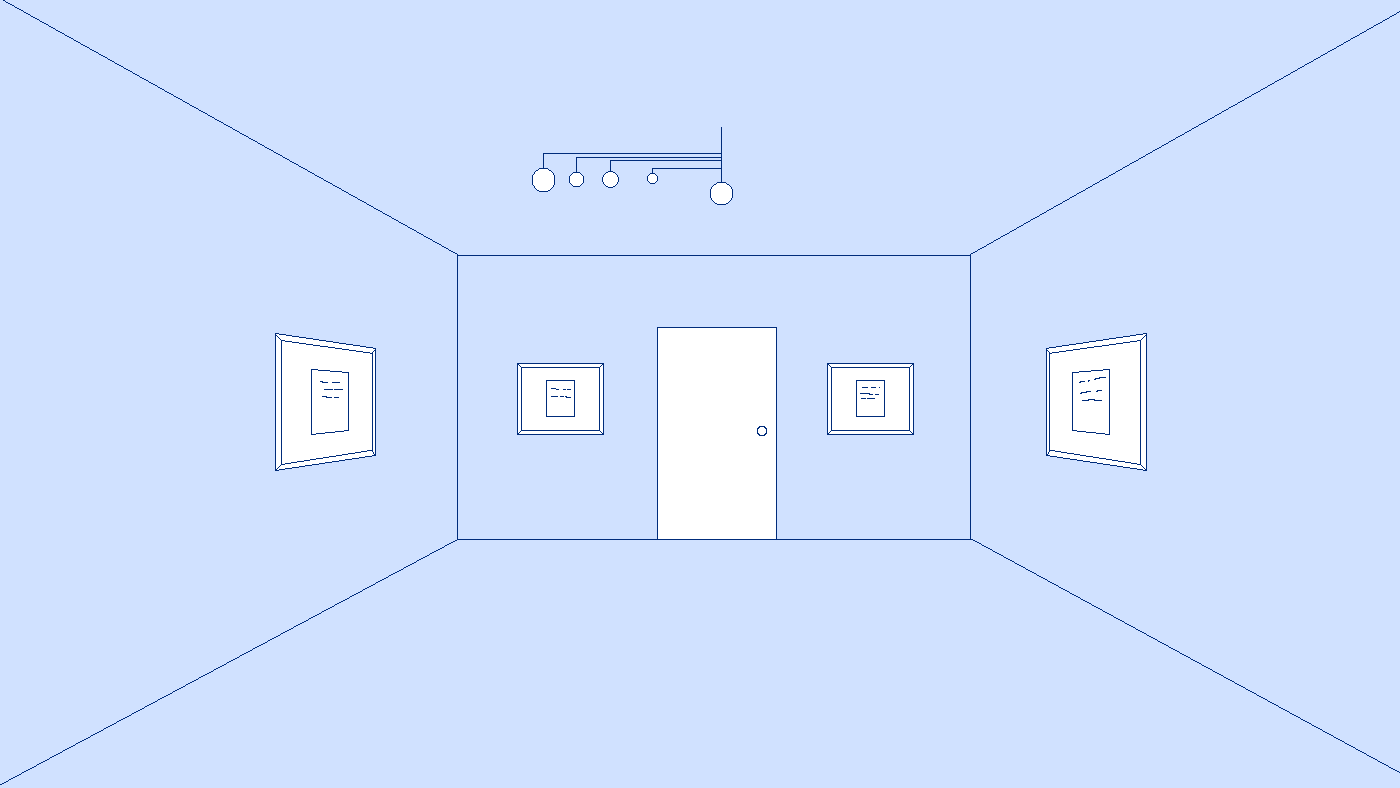
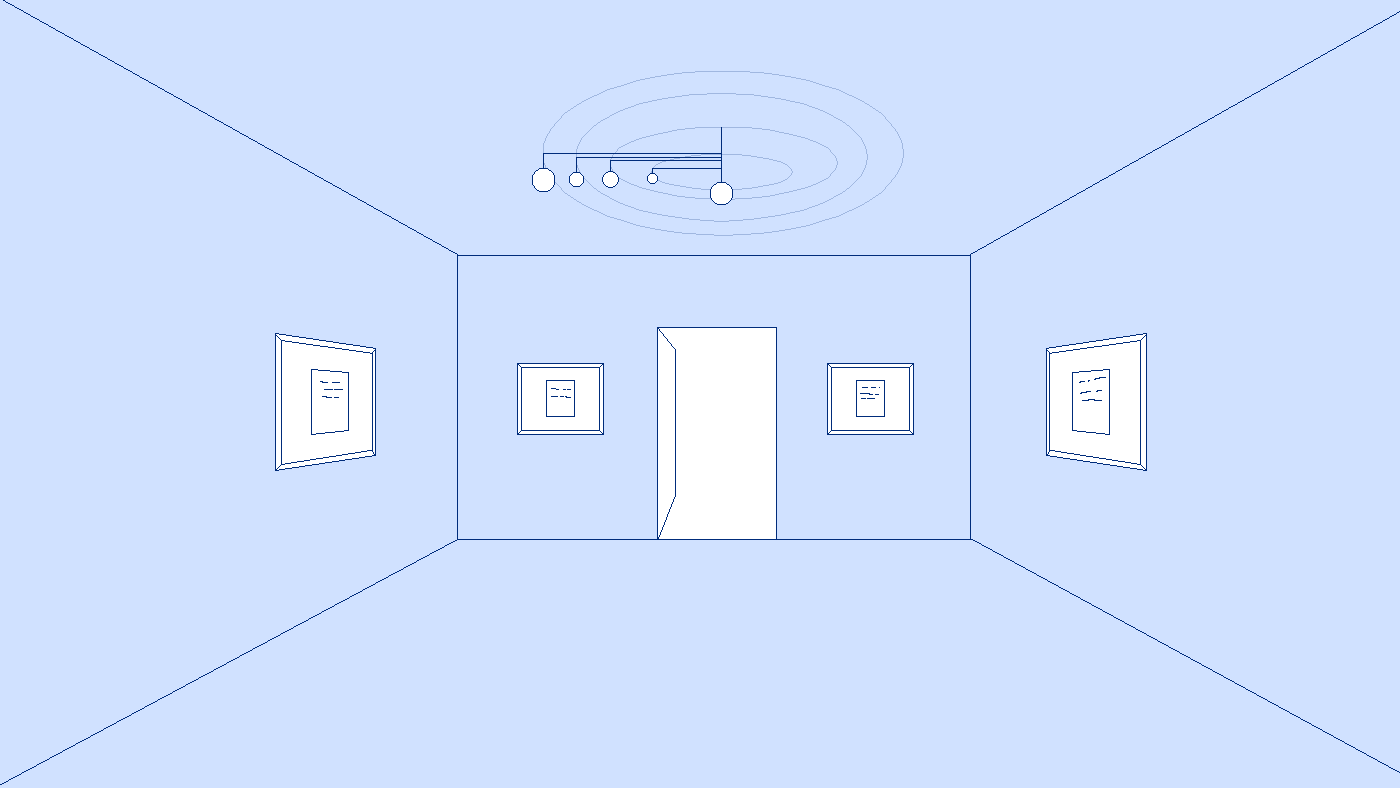
Revision of a layered 1400x788 image; what changed, layer by layer:
added layer "doorOpen" above "door" over [658, 328, 767, 539]
showed "Paint Layer 10" over [543, 71, 904, 236]